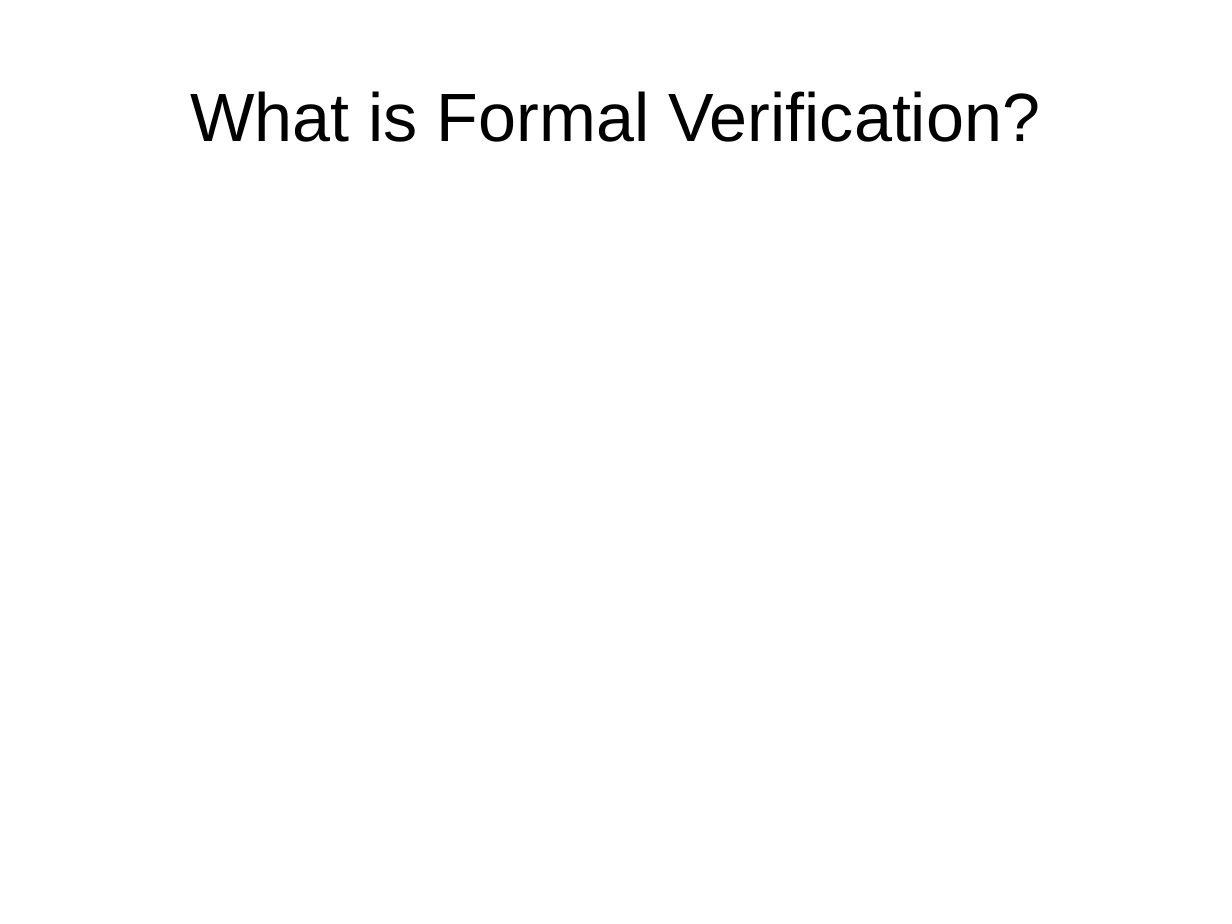
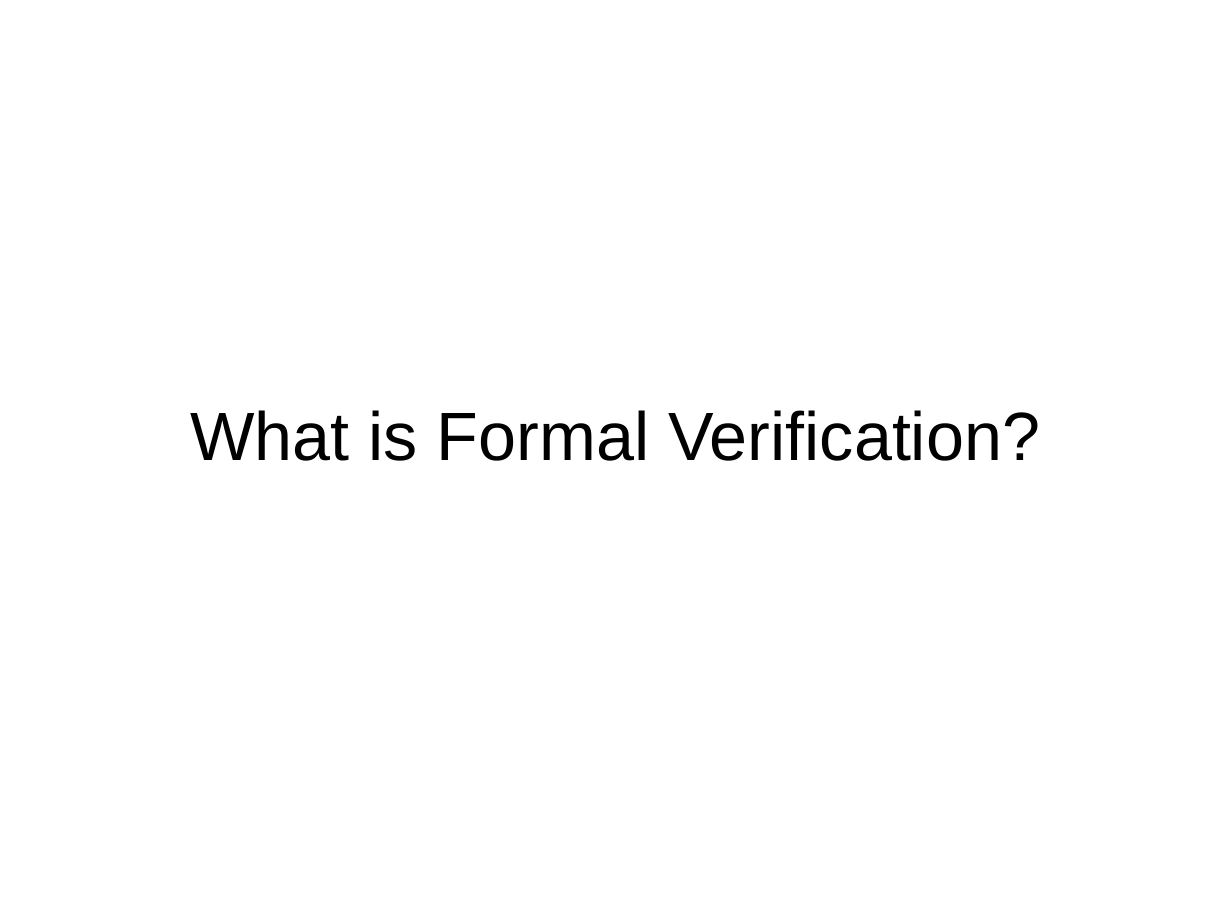
Before and after one commit to daveshah1/formal-fpl, a slide deck: slide 2 of wosh-presentation.odp. Drawn at 1232x924 pixels with LibreOffice and Linux fonts; fonts in the diff are those of the drawing. Boxes give left, top, right and bottom in pixels: in the first picture for what was removed or moved away, otherwise in the second. Text is boxed around its words. In the diff, an @@ line names an element or a change of style, - is before the commit and + after.

```diff
--- a/wosh-presentation.odp
+++ b/wosh-presentation.odp
@@ title "What is Formal Verification?": place and size @@
-title "What is Formal Verification?" at (190, 91, 1040, 142)
+title "What is Formal Verification?" at (190, 410, 1040, 461)
```
Also in this commit, not shown: 9 other slides changed, 12 slides added, 5 slides removed, 1 other file.
